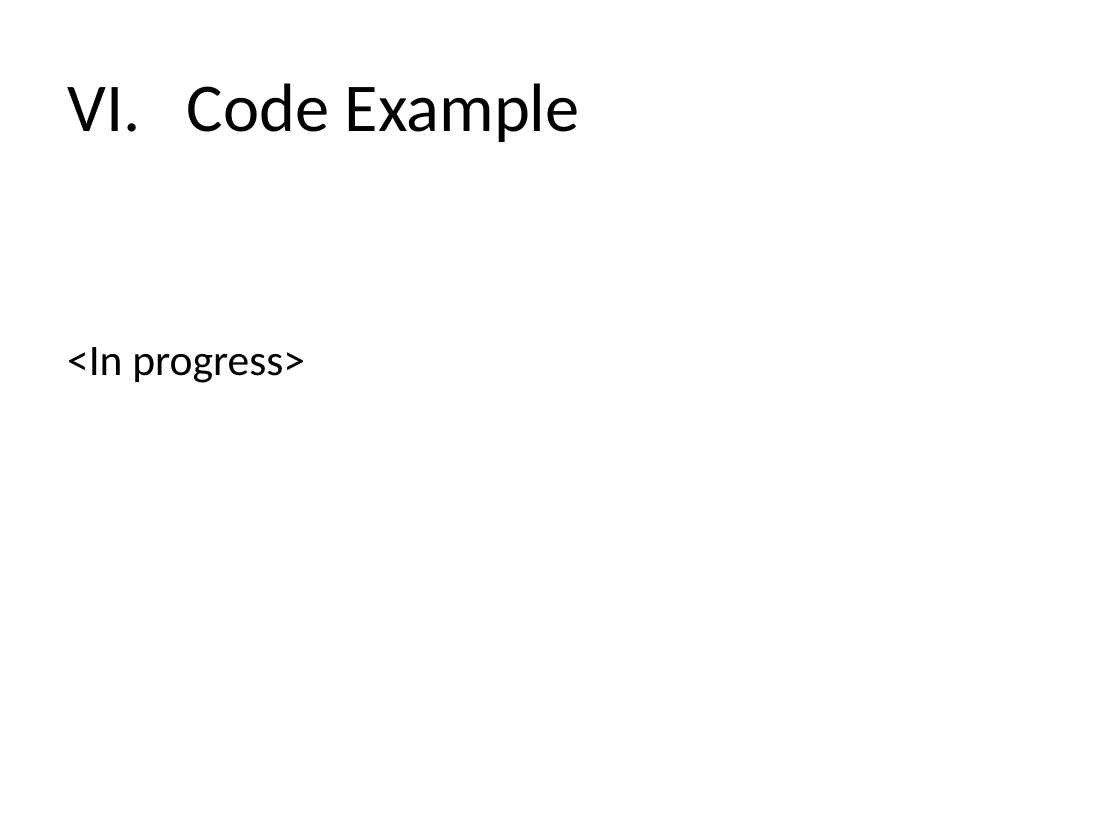
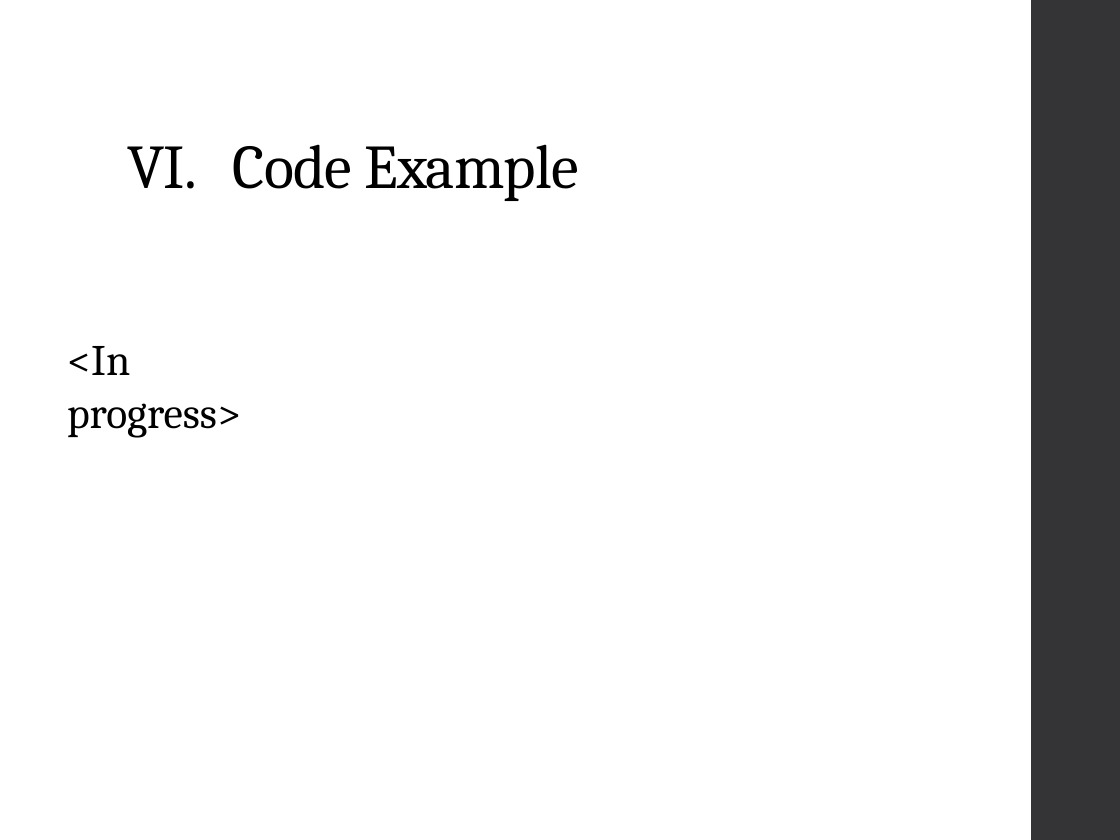
Before and after one commit to OlgaGavrylchenko/Messenger, a slide deck: slide 6 of First_Draft_Presentation.pptx. Drawn at 1120x840 pixels with LibreOffice and Linux fonts; fonts in the diff are those of the drawing. Boxes give left, top, right and bottom in pixels: in the first picture for what was removed or moved away, otherwise in the second. Text is boxed around its words. In the diff, an @@ line names an element or a change of style, - is before the commit and + after.

Commit message:
Architecture slide added
- Added architecture slide
- Changed the Design of the presentation

```diff
--- a/First_Draft_Presentation.pptx
+++ b/First_Draft_Presentation.pptx
@@ rectangle added at [1032,0,1120,840], fill #353537 @@
@@ title "VI. Code Example": place and size @@
-title "VI. Code Example" at [67,83,580,142]
+title "VI. Code Example" at [127,144,578,201]
@@ title "VI. Code Example" at [127,144,578,201]: size 44 to 40 pt, font Calibri to Cambria, letter spacing 0 to -0.5 pt; line spacing 1 to 0.9; vertical alignment middle to bottom @@
@@ text "<In progress>" at [67,346,241,438]: font Calibri to Cambria @@
```
Also in this commit, not shown: 9 other slides changed, 2 other files.
